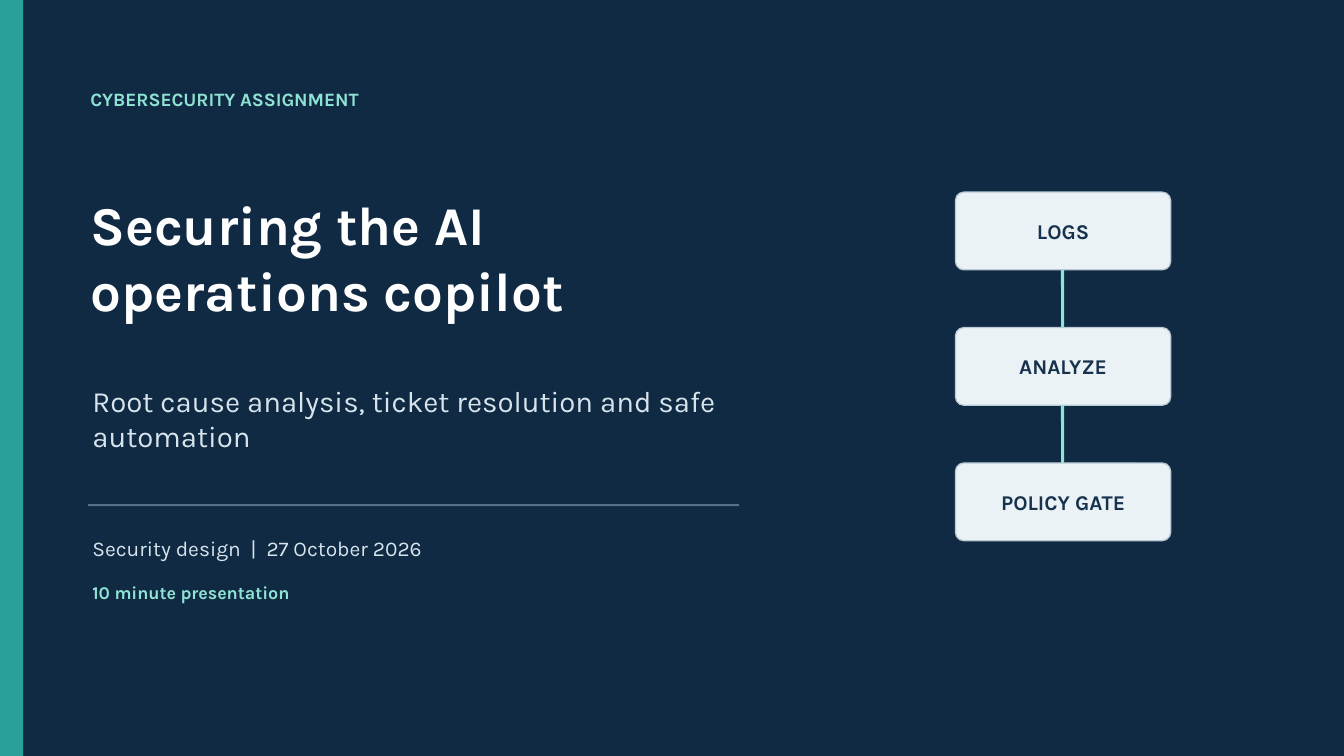
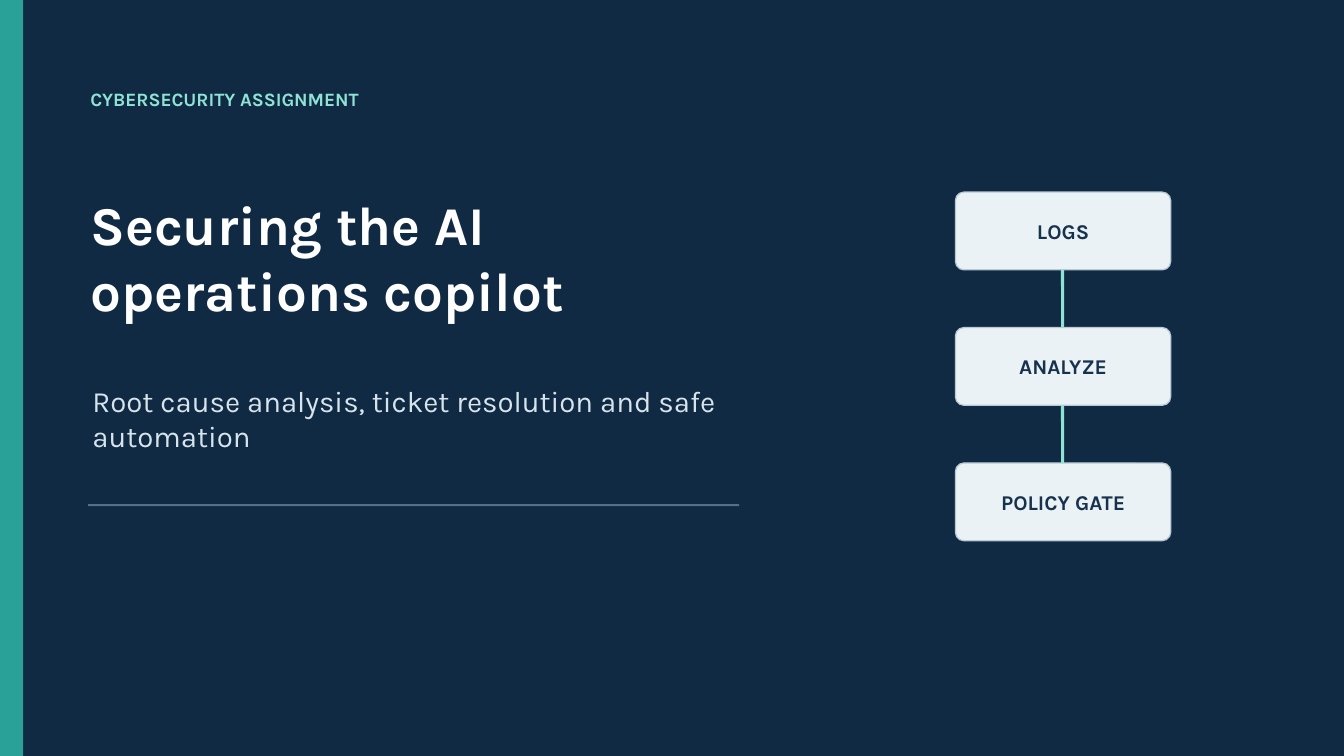
Before and after one commit to VarshithkumarG/AI-copilot, a slide deck: slide 1 of Cybersecurity_AI_Copilot_Presentation.pptx. Drawn at 1344x756 pixels with LibreOffice and Linux fonts; fonts in the diff are those of the drawing. Boxes give left, top, right and bottom in pixels: in the first picture for what was removed or moved away, otherwise in the second. Text is boxed around its words. In the diff, an @@ line names an element or a change of style, - is before the commit and + after.

Commit message:
Remove metadata lines from presentation cover

```diff
--- a/Cybersecurity_AI_Copilot_Presentation.pptx
+++ b/Cybersecurity_AI_Copilot_Presentation.pptx
@@ text removed at bbox=[92, 541, 422, 561] @@
-Security design | 27 October 2026
@@ text removed at bbox=[92, 586, 290, 604] @@
-10 minute presentation
```
